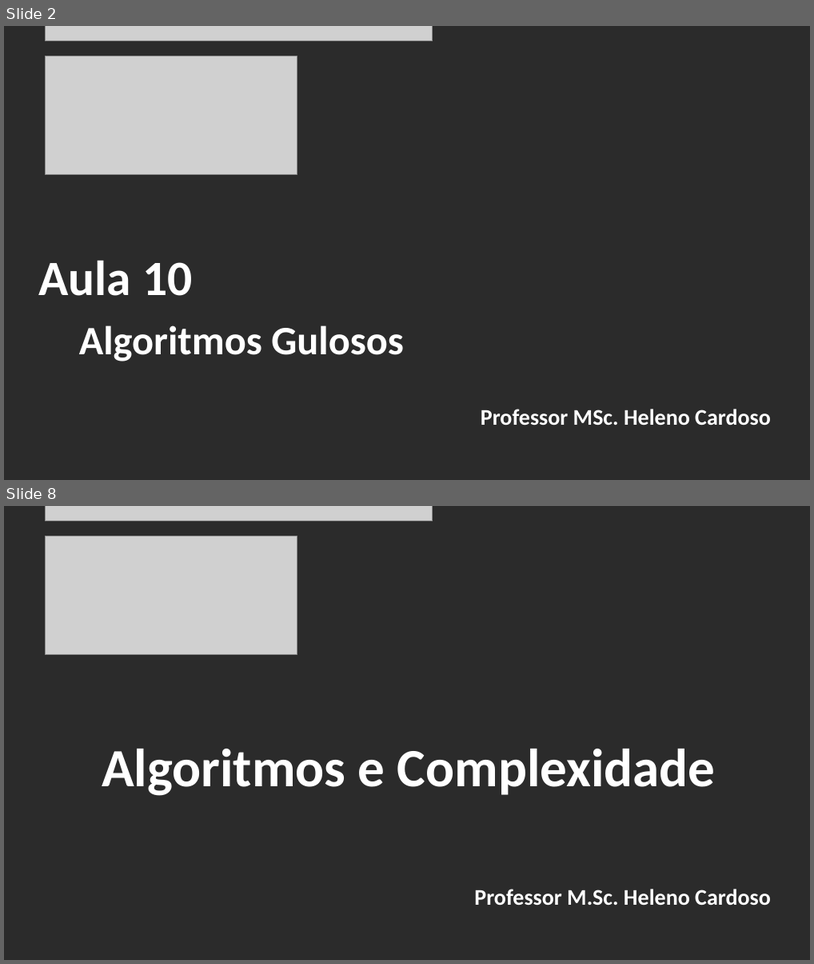
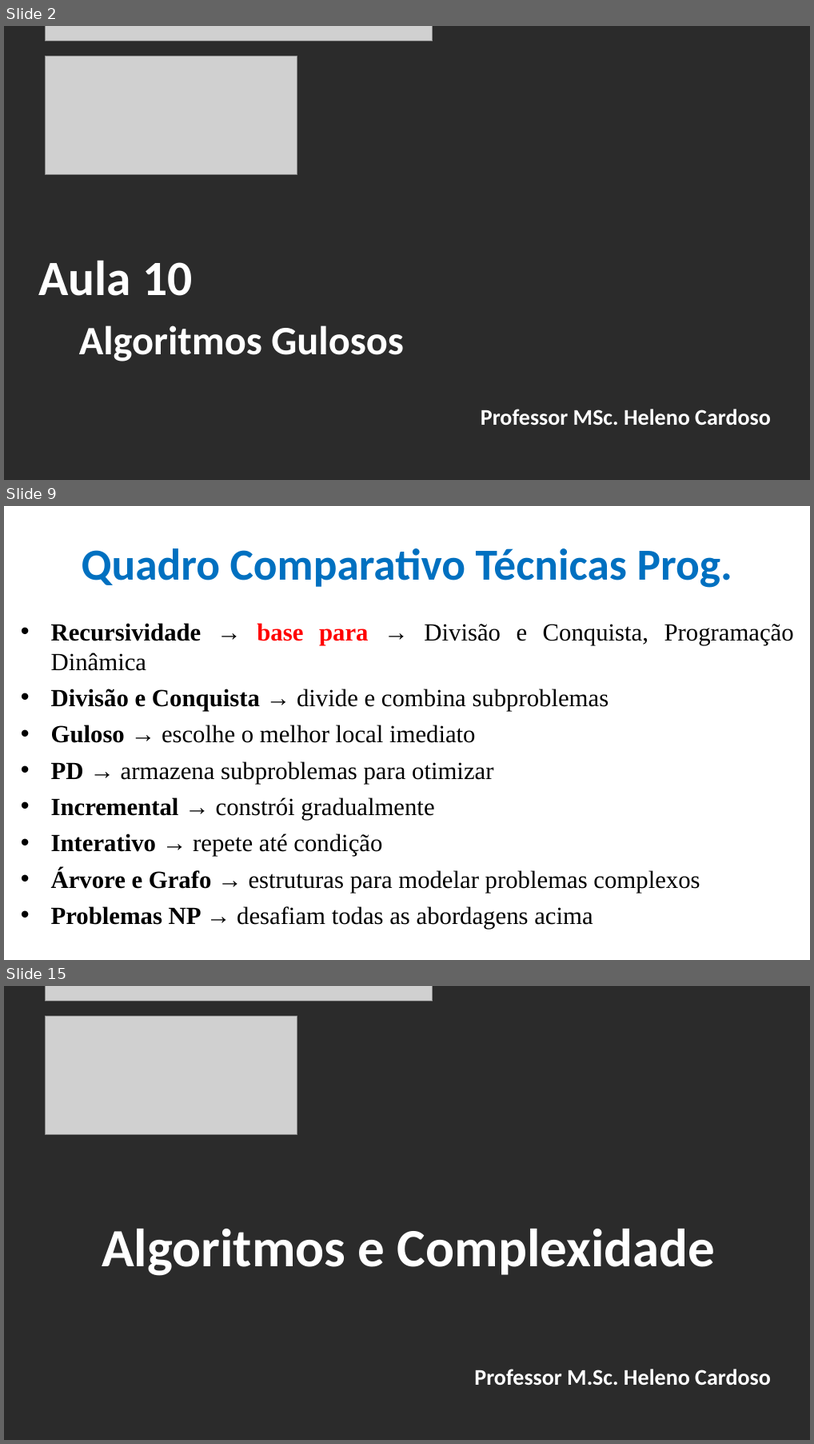
Before and after one commit to CloudEducationBrazil/WydenAlgoritmosEComplexidade, a slide deck: 01 Classes/Aula 10 - Algoritmos e Complexidade - Algoritmos Gulosos.pptx. Shown one above the other, each under a label of ours: slides 2 and 8 before the commit, slides 2, 9 and 15 after it; the slides between them are not shown. The pictures are 814x964 and 814x1444 pixels, drawn with LibreOffice and Linux fonts; fonts in the diff are those of the drawing; grey boxes stand for pictures; background and template pictures are left out; a plain dark background stands for a picture behind light text. Boxes give left, top, right and bottom in pixels: in the first picture for what was removed or moved away, otherwise in the second. Text is boxed around its words. In the diff, an @@ line names an element or a change of style, - is before the commit and + after.

Commit message:
Alg e Compl - Alg Gulosos e Divisão e Conquista 21102025

```diff
--- a/01 Classes/Aula 10 - Algoritmos e Complexidade - Algoritmos Gulosos.pptx
+++ b/01 Classes/Aula 10 - Algoritmos e Complexidade - Algoritmos Gulosos.pptx
@@ slide 9 added at bbox=[4, 506, 810, 960], background picture (left out) @@
@@ title added at bbox=[82, 548, 733, 588], 39.6 pt, text #0070C0, bold @@
+Quadro Comparativo Técnicas Prog.
@@ text added at bbox=[51, 623, 794, 928], 22 pt, text #000000 @@
+• Recursividade → base para → Divisão e Conquista, Programação Dinâmica
+• Divisão e Conquista → divide e combina subproblemas
+• Guloso → escolhe o melhor local imediato
+• PD → armazena subproblemas para otimizar
+• Incremental → constrói gradualmente
+• Interativo → repete até condição
+• Árvore e Grafo → estruturas para modelar problemas complexos
+• Problemas NP → desafiam todas as abordagens acima
@@ what was slide 8 is now slide 15 @@
```
Also in this commit, not shown: 4 slides changed, 7 other slides added, 1 slide removed, 21 other files.
